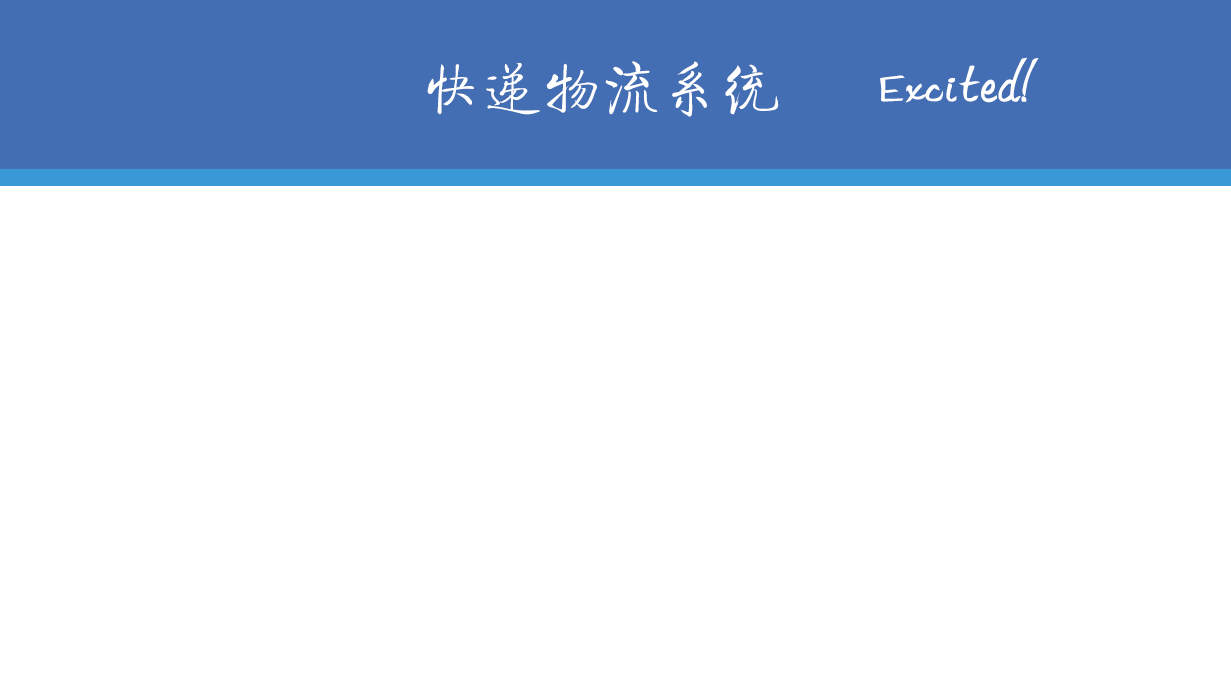
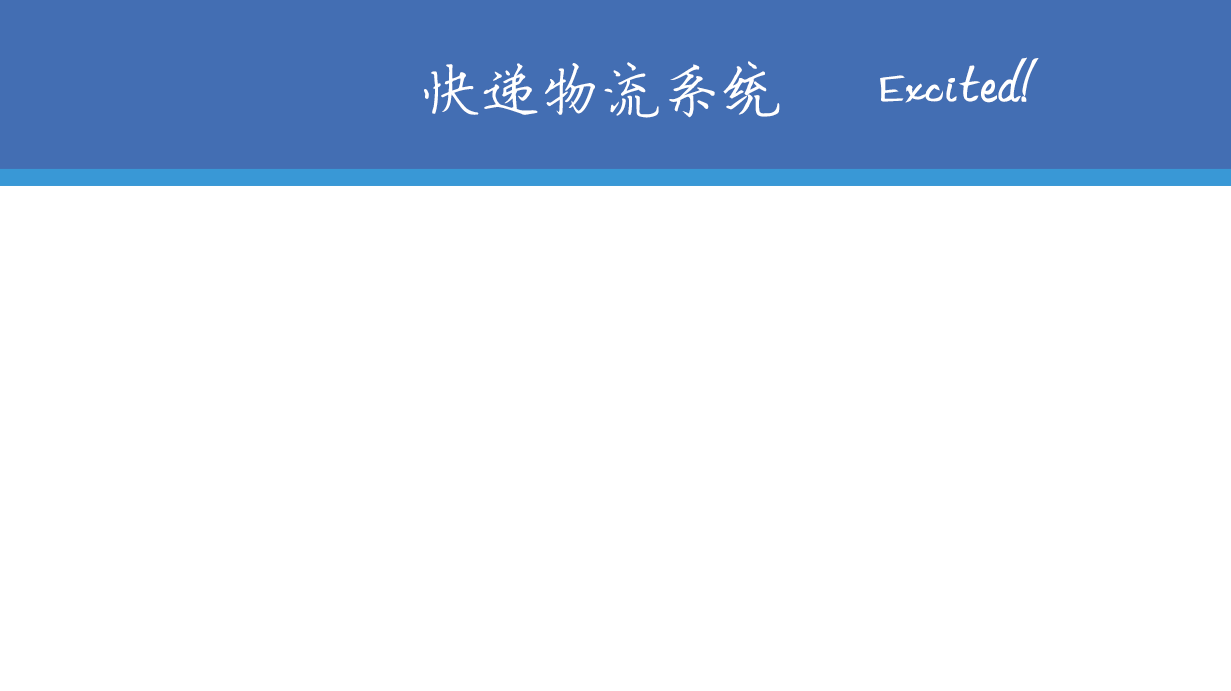
The second 1231x691 image is a revision of the first. Changes to its layers:
painted on "快递物流系统" over [424, 61, 780, 118]
